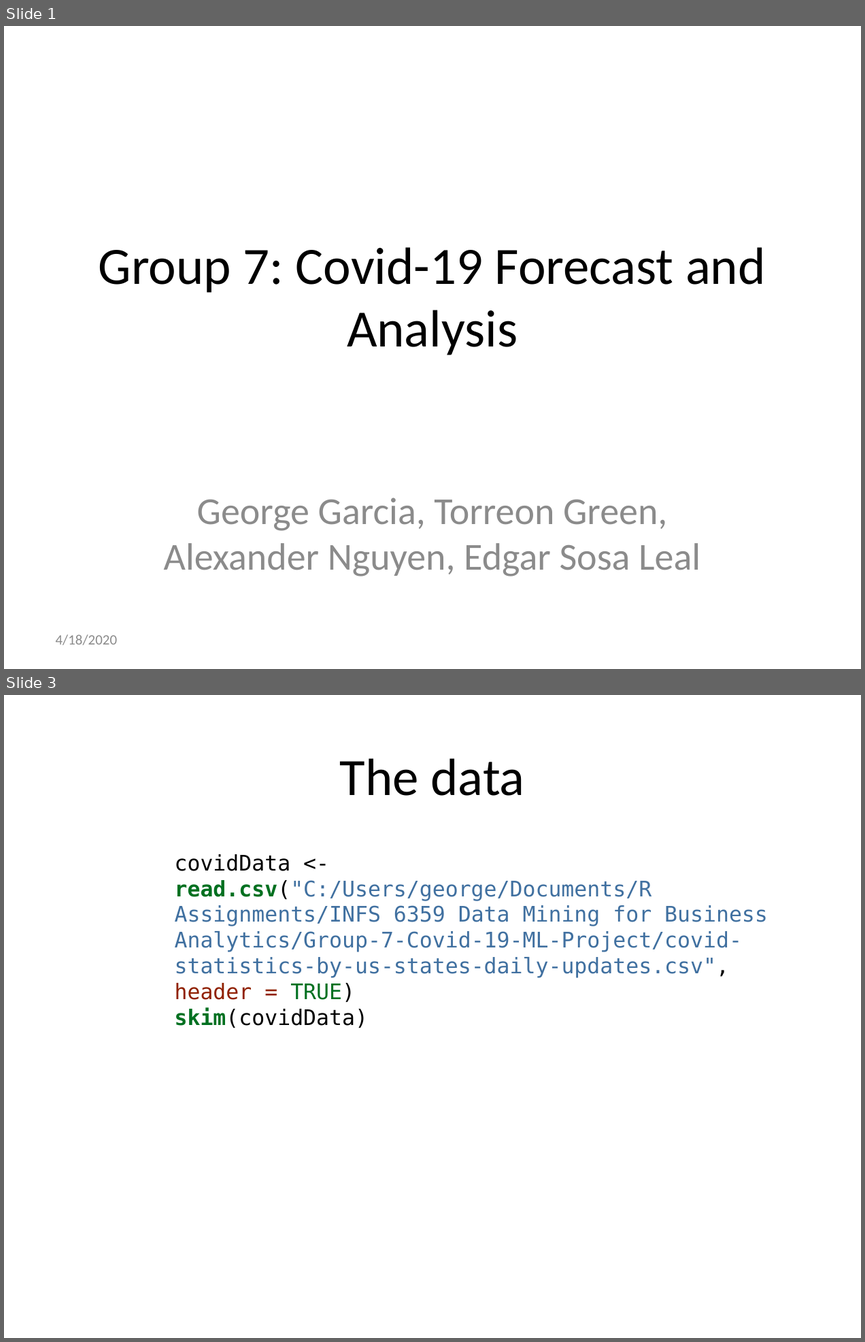
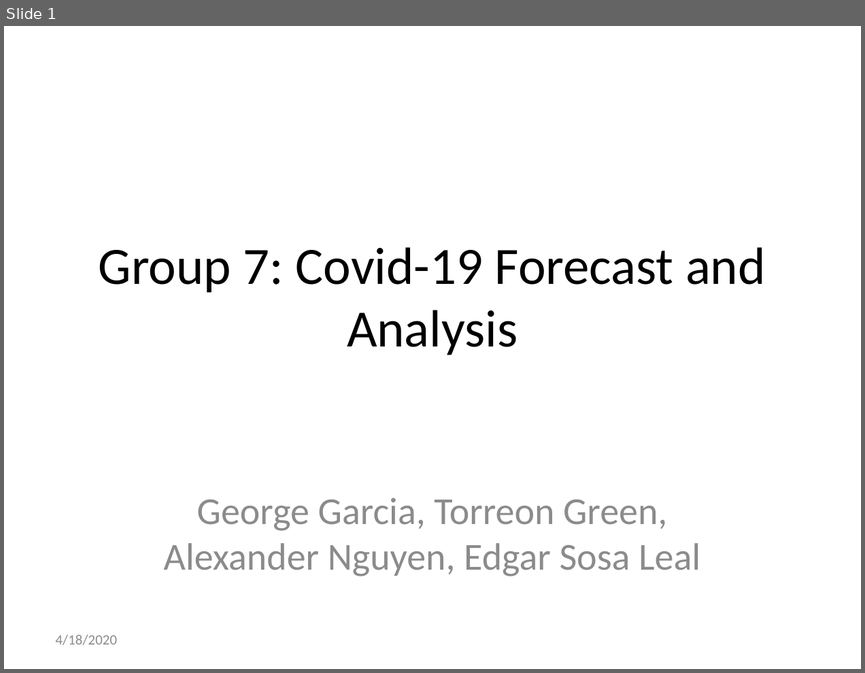
Before and after one commit to GeorgeAaronG/Group-7-Covid-19-ML-Project, a slide deck: covid19.pptx. Shown one above the other, each under a label of ours: slides 1 and 3 before the commit, slide 1 after it; the slides between them are not shown. The pictures are 865x1342 and 865x673 pixels, drawn with LibreOffice and Linux fonts; fonts in the diff are those of the drawing. Boxes give left, top, right and bottom in pixels: in the first picture for what was removed or moved away, otherwise in the second. Text is boxed around its words. In the diff, an @@ line names an element or a change of style, - is before the commit and + after.

```diff
--- a/covid19.pptx
+++ b/covid19.pptx
@@ slide 3 removed at (x1=4, y1=695, x2=861, y2=1338), background #FFFFFF @@
@@ title removed at (x1=340, y1=758, x2=524, y2=796) @@
-The data
@@ text removed at (x1=175, y1=854, x2=768, y2=1028) @@
-covidData <- read.csv("C:/Users/george/Documents/R Assignments/INFS 6359 Data Mining for Business Analytics/Group-7-Covid-19-ML-Project/covid-statistics-by-us-states-daily-updates.csv", header = TRUE)
-skim(covidData)
```
Also in this commit, not shown: 6 slides added, 7 other slides removed, 3 other files.
